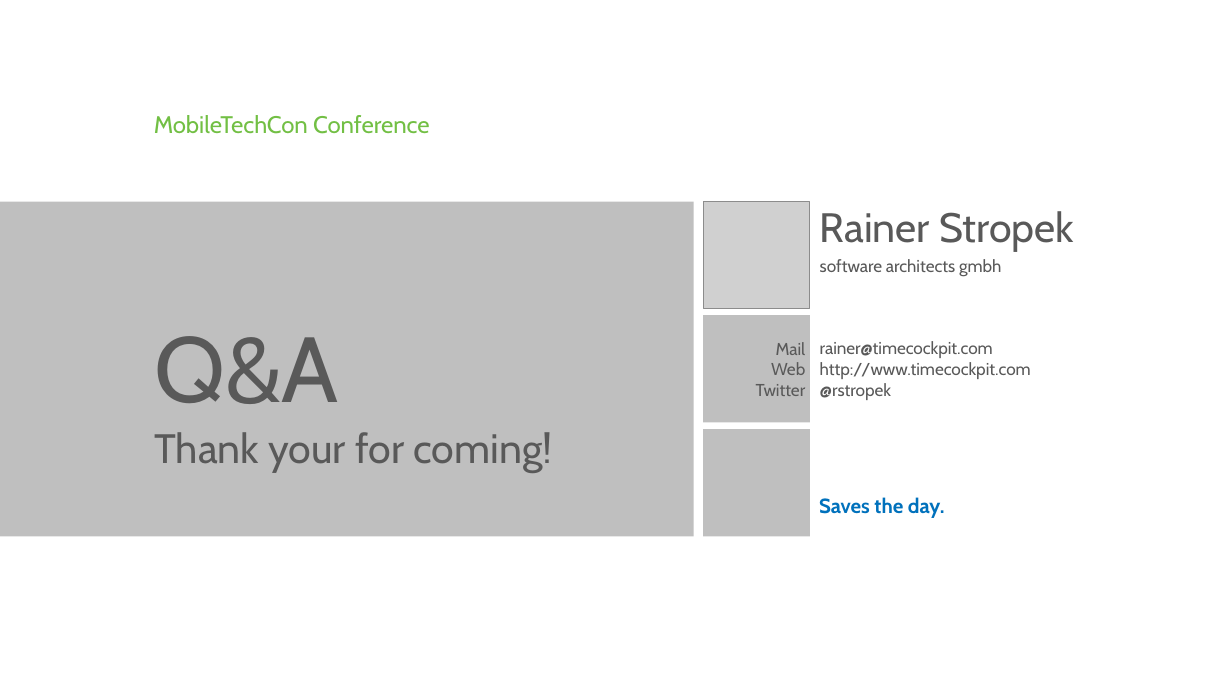
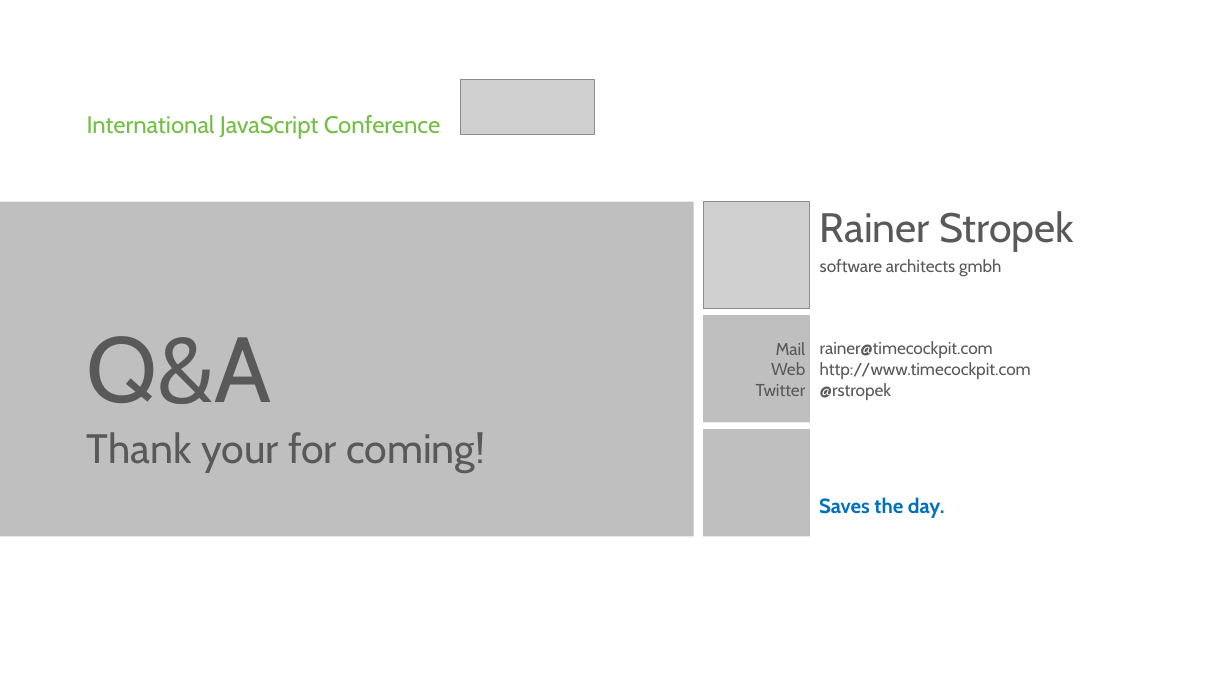
Before and after one commit to rstropek/Samples, a slide deck: slide 12 of AsyncAngular/Slides/AsyncServerless.pptx. Drawn at 1232x693 pixels with LibreOffice and Linux fonts; fonts in the diff are those of the drawing; grey boxes stand for pictures; background and template pictures are left out. Boxes give left, top, right and bottom in pixels: in the first picture for what was removed or moved away, otherwise in the second. Text is boxed around its words. In the diff, an @@ line names an element or a change of style, - is before the commit and + after.

```diff
--- a/AsyncAngular/Slides/AsyncServerless.pptx
+++ b/AsyncAngular/Slides/AsyncServerless.pptx
@@ picture added at [461,79,595,134] @@
@@ text at [87,115,441,139]: text changed @@
-MobileTechCon Conference
+International JavaScript Conference
@@ title "Q&A": place and size @@
-title "Q&A" at [154,336,338,404]
+title "Q&A" at [87,336,271,404]
@@ text "Thank your for coming!": place and size @@
-text "Thank your for coming!" at [154,432,553,473]
+text "Thank your for coming!" at [87,432,485,473]
```
Also in this commit, not shown: 1 other slide changed, 32 other files.
